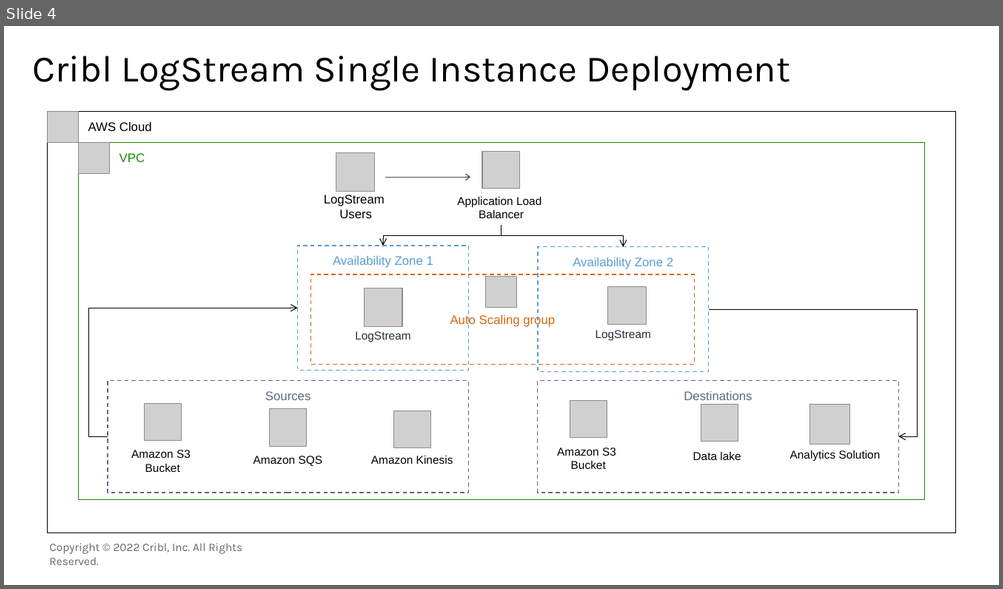
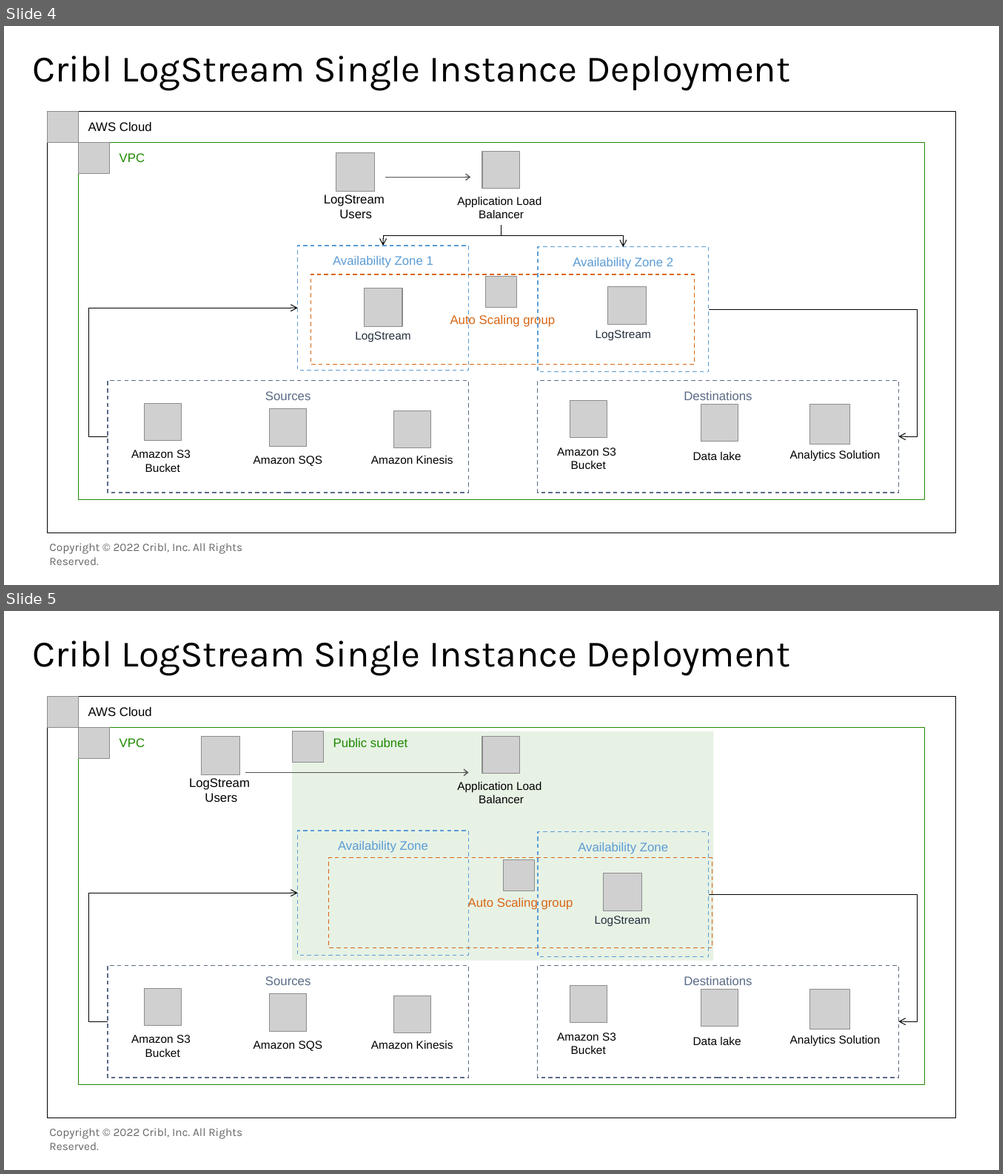
Before and after one commit to aws-quickstart/quickstart-cribl-logstream, a slide deck: docs/deployment_guide/images/Cribl_AWS.pptx. Shown one above the other, each under a label of ours: slide 4 before the commit, slides 4 and 5 after it. The pictures are 1003x589 and 1003x1174 pixels, drawn with LibreOffice and Linux fonts; fonts in the diff are those of the drawing; grey boxes stand for pictures; background and template pictures are left out. Boxes give left, top, right and bottom in pixels: in the first picture for what was removed or moved away, otherwise in the second. Text is boxed around its words. In the diff, an @@ line names an element or a change of style, - is before the commit and + after.

Commit message:
Updated images and presentation

```diff
--- a/docs/deployment_guide/images/Cribl_AWS.pptx
+++ b/docs/deployment_guide/images/Cribl_AWS.pptx
@@ slide 5 added at bbox=[4, 611, 999, 1170], background picture (left out); not listed: 2 template elements that a slide beside it also shows @@
@@ title added at bbox=[33, 641, 790, 675], 36 pt, text #000000 @@
+Cribl LogStream Single Instance Deployment
@@ rectangle added at bbox=[47, 697, 956, 1119], outline #000000 1 pt, 12 pt, text #000000 @@
+AWS Cloud
@@ picture added at bbox=[47, 696, 79, 727] @@
@@ rectangle added at bbox=[78, 727, 924, 1085], outline #1E8900 1 pt, 12 pt, text #1E8900 @@
+VPC
@@ picture added at bbox=[79, 727, 110, 759] @@
@@ picture added at bbox=[201, 736, 239, 775] @@
@@ rectangle added at bbox=[292, 731, 714, 961], fill #1D8900 at 10% opacity, 12 pt, text #1E8900 @@
+Public subnet
@@ picture added at bbox=[292, 732, 324, 763] @@
@@ picture added at bbox=[482, 736, 520, 774] @@
@@ text added at bbox=[189, 778, 250, 802], 12 pt, text #000000 @@
+LogStream
+Users
@@ arrow added from (246, 773) to (469, 773), #535353 1 pt @@
@@ text added at bbox=[457, 782, 541, 803], 11 pt, text #000000 @@
+Application Load
+Balancer
@@ rectangle added at bbox=[297, 831, 468, 956], outline #5B9CD5 1 pt dashed, 12 pt, text #5B9CD5 @@
+Availability Zone
@@ rectangle added at bbox=[538, 832, 708, 957], outline #5B9CD5 1 pt dashed, 12 pt, text #5B9CD5 @@
+Availability Zone
@@ rectangle added at bbox=[329, 858, 712, 948], outline #D86613 1 pt dashed, 12 pt, text #D86613 @@
+Auto Scaling group
@@ picture added at bbox=[504, 860, 535, 891] @@
@@ picture added at bbox=[603, 873, 641, 911] @@
@@ elbow arrow added from (108, 1022) to (297, 893), #000000 0.75 pt @@
@@ elbow arrow added from (708, 894) to (899, 1022), #000000 0.75 pt @@
@@ text added at bbox=[595, 916, 650, 926], 11 pt, text #232F3E @@
+LogStream
@@ rectangle added at bbox=[538, 966, 899, 1079], outline #5A6B86 1 pt dashed, 12 pt, text #5A6B86 @@
+Destinations
@@ picture added at bbox=[569, 986, 607, 1024] @@
@@ picture added at bbox=[701, 989, 738, 1027] @@
@@ picture added at bbox=[810, 990, 850, 1031] @@
@@ group added at bbox=[108, 966, 469, 1079]: 3 pictures, 3 texts, 1 rectangle @@
+Sources
+Amazon S3
+Bucket
+Amazon SQS
+Amazon Kinesis
@@ text added at bbox=[557, 1033, 616, 1054], 11 pt, text #000000 @@
+Amazon S3
+Bucket
@@ text added at bbox=[693, 1037, 740, 1045], 11 pt, text #000000 @@
+Data lake
@@ text added at bbox=[790, 1036, 880, 1047], 11 pt, text #000000 @@
+Analytics Solution
```
Also in this commit, not shown: 1 other slide added, 1 other file.
